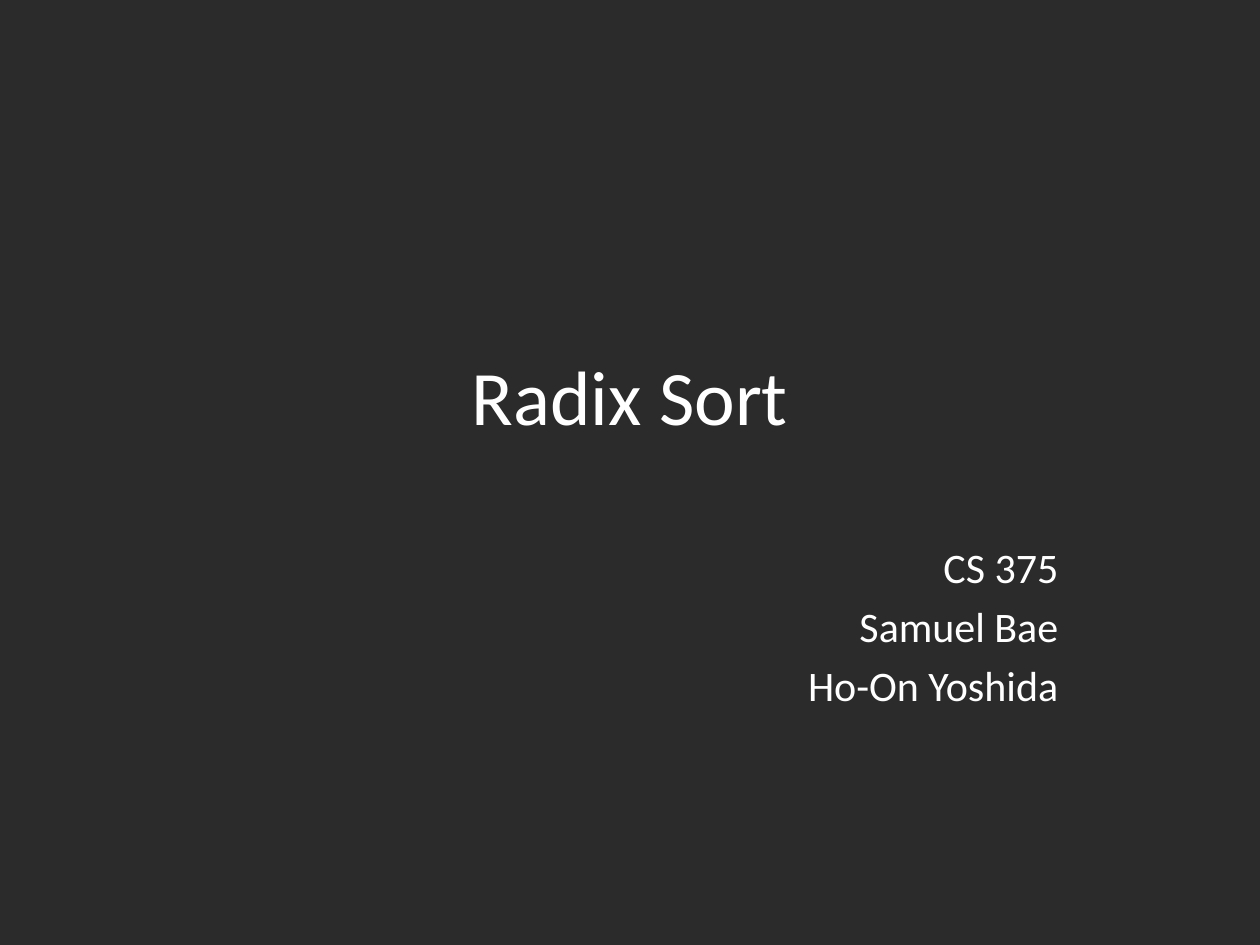
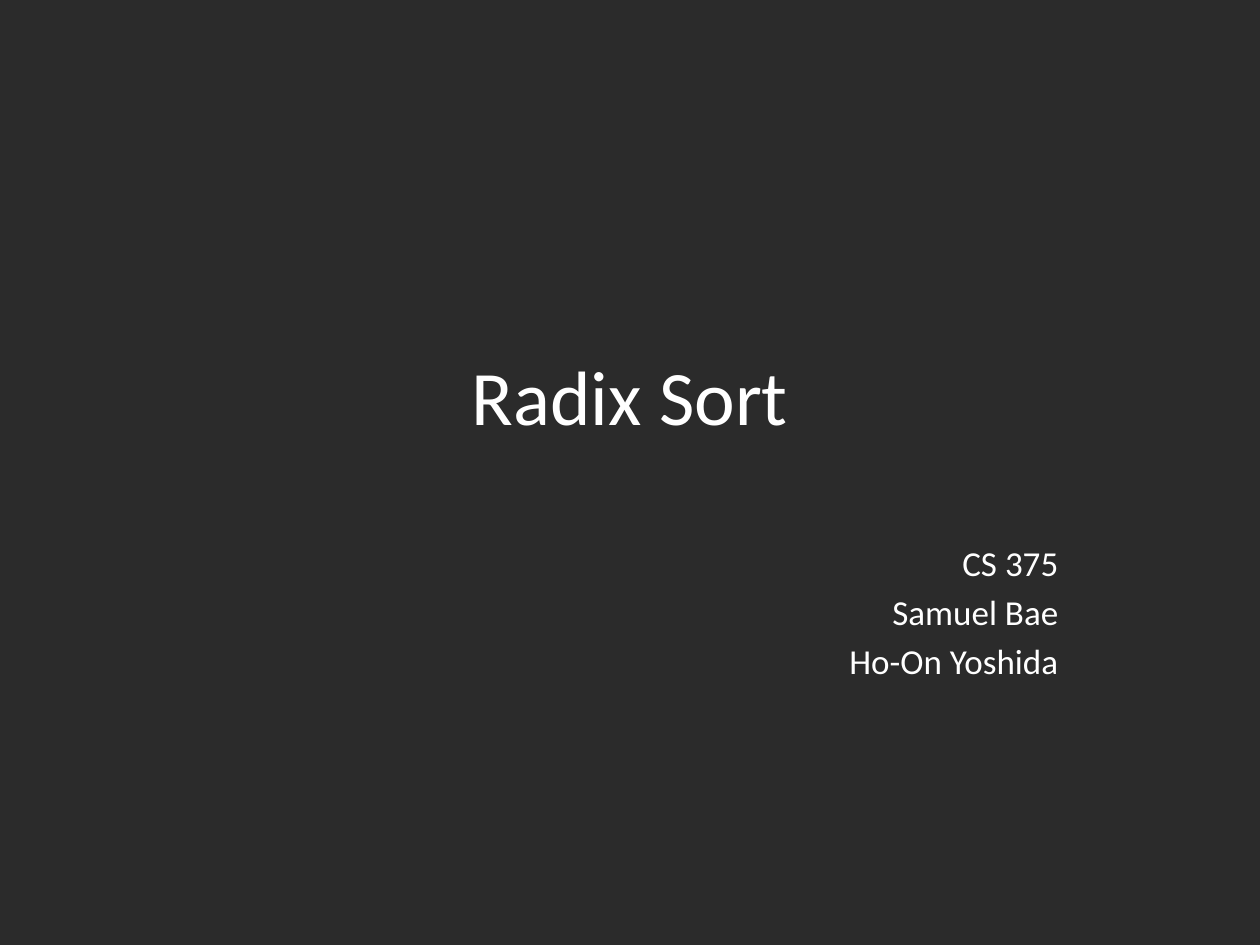
Before and after one commit to hyoshid1/project375, a slide deck: slide 1 of presentation.pptx. Drawn at 1260x945 pixels with LibreOffice and Linux fonts; fonts in the diff are those of the drawing; background and template pictures are left out; a plain dark background stands for a picture behind light text. Boxes give left, top, right and bottom in pixels: in the first picture for what was removed or moved away, otherwise in the second. Text is boxed around its words. In the diff, an @@ line names an element or a change of style, - is before the commit and + after.

Commit message:
ppt

```diff
--- a/presentation.pptx
+++ b/presentation.pptx
@@ subtitle "CS 375" at [849,553,1058,675]: size 24 to 20 pt @@
```
